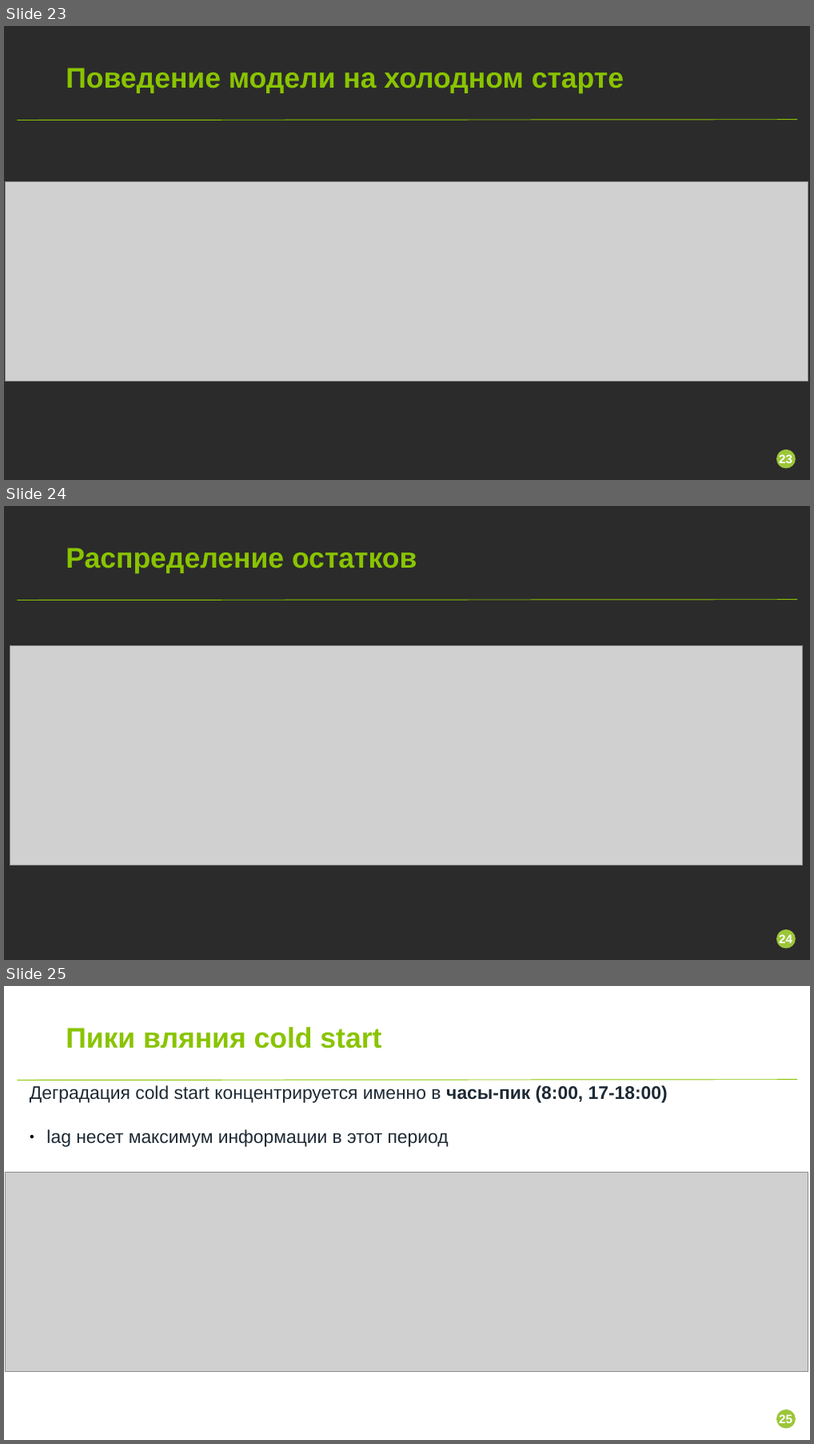
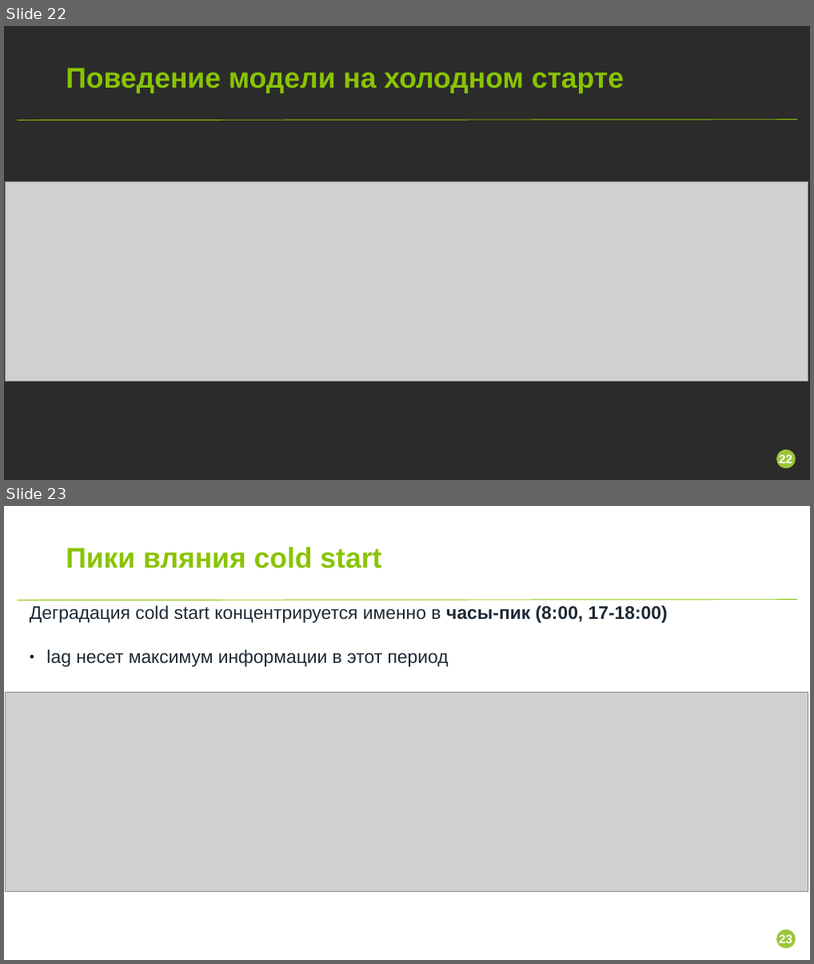
Before and after one commit to Kanogame/bikeshare, a slide deck: docs/presentation.pptx. Shown one above the other, each under a label of ours: slides 23, 24 and 25 before the commit, slides 22 and 23 after it. The pictures are 814x1444 and 814x964 pixels, drawn with LibreOffice and Linux fonts; fonts in the diff are those of the drawing; grey boxes stand for pictures; background and template pictures are left out; a plain dark background stands for a picture behind light text. Boxes give left, top, right and bottom in pixels: in the first picture for what was removed or moved away, otherwise in the second. Text is boxed around its words. In the diff, an @@ line names an element or a change of style, - is before the commit and + after.

```diff
--- a/docs/presentation.pptx
+++ b/docs/presentation.pptx
@@ slide 24 removed at (4, 506, 810, 960), background picture (left out); not listed: 2 template elements that a slide beside it also shows @@
@@ text removed at (66, 548, 417, 573) @@
-Распределение остатков
@@ line removed from (17, 600) to (798, 600) @@
@@ picture removed at (10, 646, 803, 865) @@
@@ page number removed at (779, 934, 793, 943) @@
-24
@@ what was slide 23 is now slide 22 @@
@@ page number at (779, 454, 793, 463): text changed @@
-23
+22
@@ what was slide 25 is now slide 23 @@
@@ page number at (779, 934, 793, 943): text changed @@
-25
+23
```
Also in this commit, not shown: 1 slide changed, 2 other slides removed, 4 other files.
